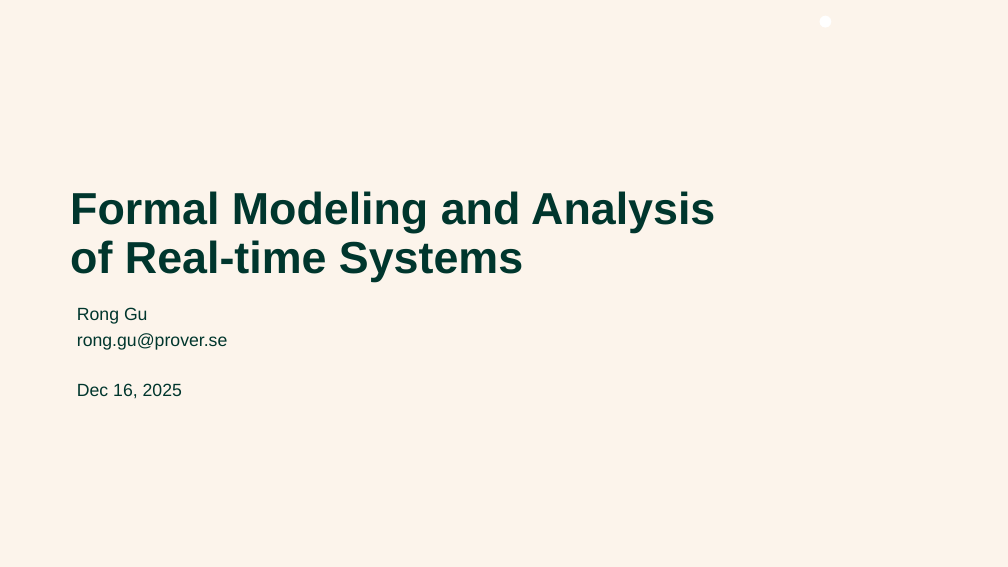
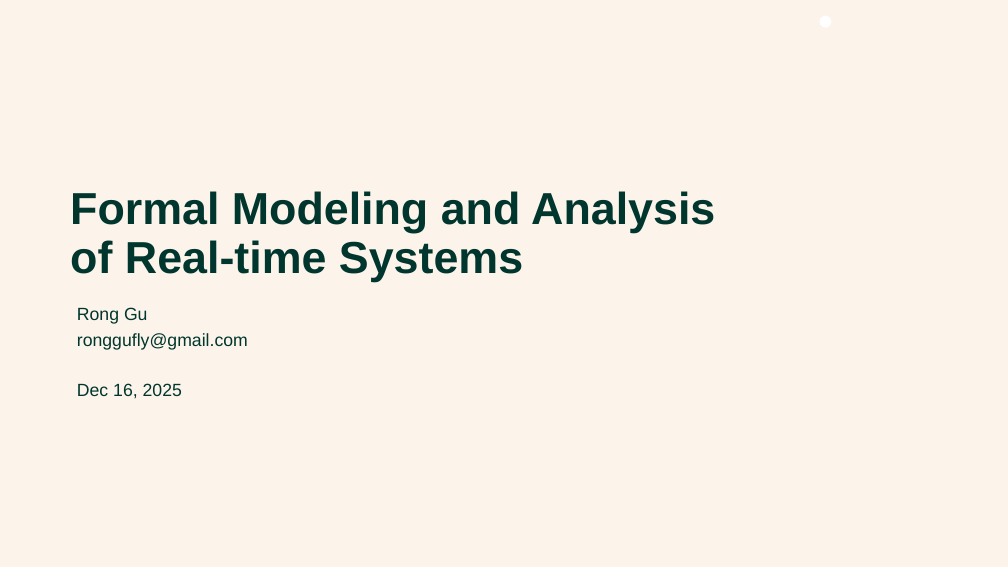
Before and after one commit to rgu01/rong-skills, a slide deck: slide 1 of experiments/Course-Embedded-System-II/Slides.pptx. Drawn at 1008x567 pixels with LibreOffice and Linux fonts; fonts in the diff are those of the drawing; background and template pictures are left out. Boxes give left, top, right and bottom in pixels: in the first picture for what was removed or moved away, otherwise in the second. Text is boxed around its words. In the diff, an @@ line names an element or a change of style, - is before the commit and + after.

```diff
--- a/experiments/Course-Embedded-System-II/Slides.pptx
+++ b/experiments/Course-Embedded-System-II/Slides.pptx
@@ subtitle at <box>77,333,248,350</box>: text changed @@
-rong.gu@prover.se
+ronggufly@gmail.com
```
Also in this commit, not shown: 1 other slide changed, 8 other files.
